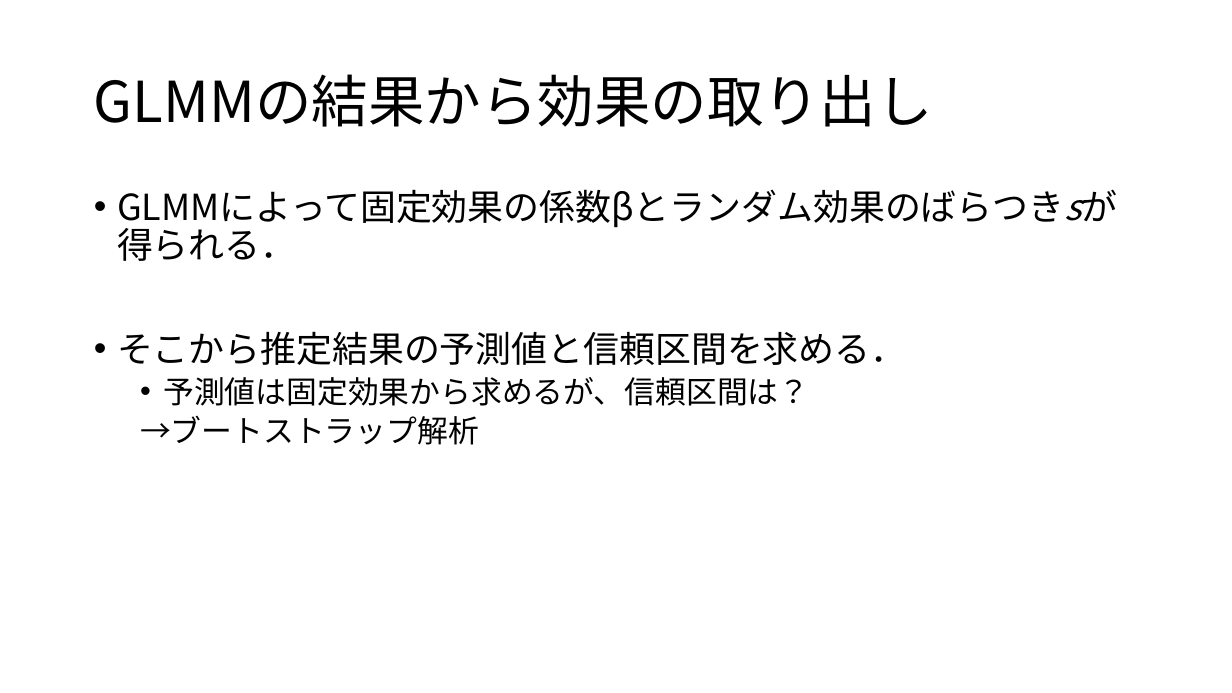
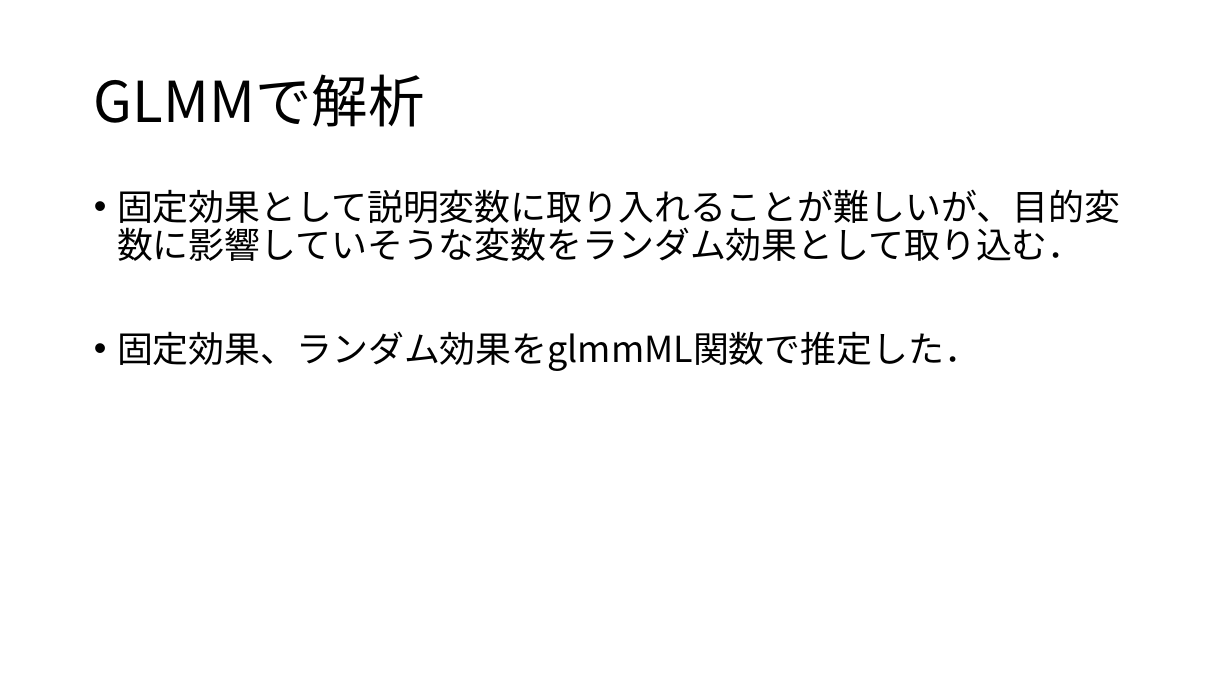
Before and after one commit to KoHMB/Shigen_kensyu_FRA, a slide deck: slide 6 of R/スライド/第29回.pptx. Drawn at 1232x693 pixels with LibreOffice and Linux fonts; fonts in the diff are those of the drawing. Boxes give left, top, right and bottom in pixels: in the first picture for what was removed or moved away, otherwise in the second. Text is boxed around its words. In the diff, an @@ line names an element or a change of style, - is before the commit and + after.

```diff
--- a/R/スライド/第29回.pptx
+++ b/R/スライド/第29回.pptx
@@ title at [94, 74, 425, 127]: text changed @@
-GLMMの結果から効果の取り出し
+GLMMで解析
@@ text at [117, 189, 1120, 371]: text changed @@
-• GLMMによって固定効果の係数βとランダム効果のばらつきsが得られる．
-• そこから推定結果の予測値と信頼区間を求める．
-  • 予測値は固定効果から求めるが、信頼区間は？
-  →ブートストラップ解析
+• 固定効果として説明変数に取り入れることが難しいが、目的変数に影響していそうな変数をランダム効果として取り込む．
+• 固定効果、ランダム効果をglmmML関数で推定した．
```
Also in this commit, not shown: 5 other slides changed, 5 other files.
